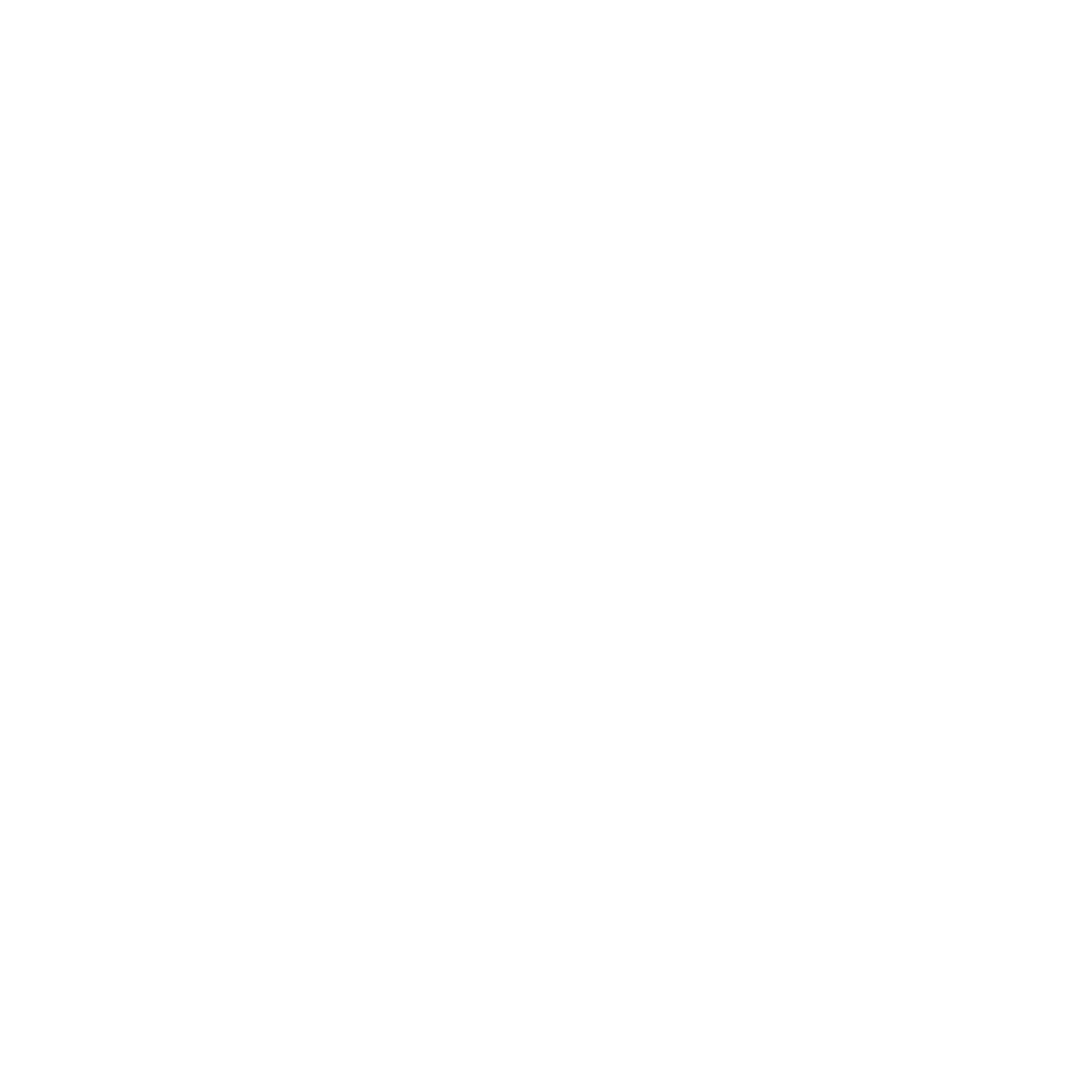
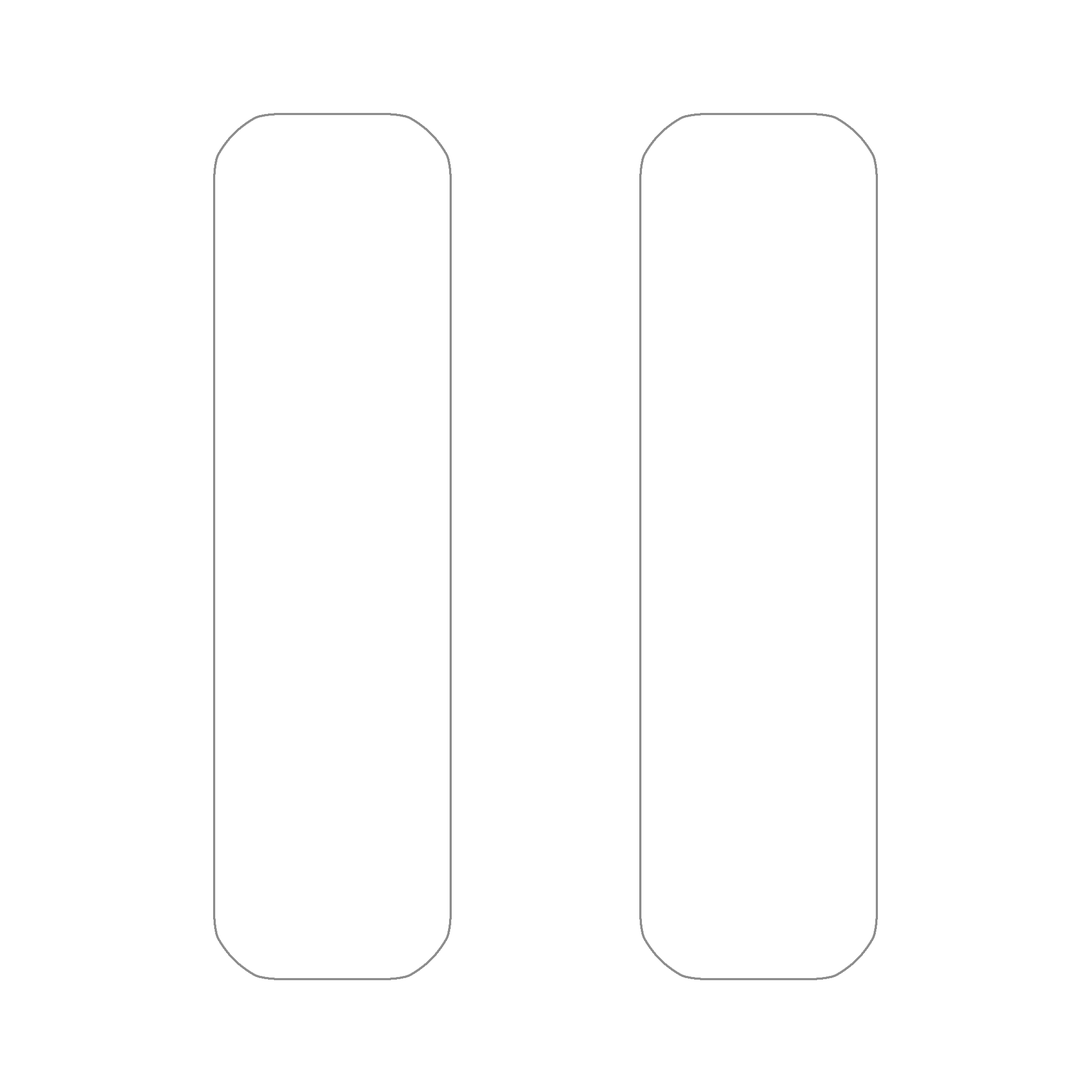
Layers edited between the first and the second w=1091, h=1091 image:
painted on "Warstwa 2" over bbox(639, 112, 879, 981)
painted on "Warstwa 1" over bbox(213, 112, 452, 981)
